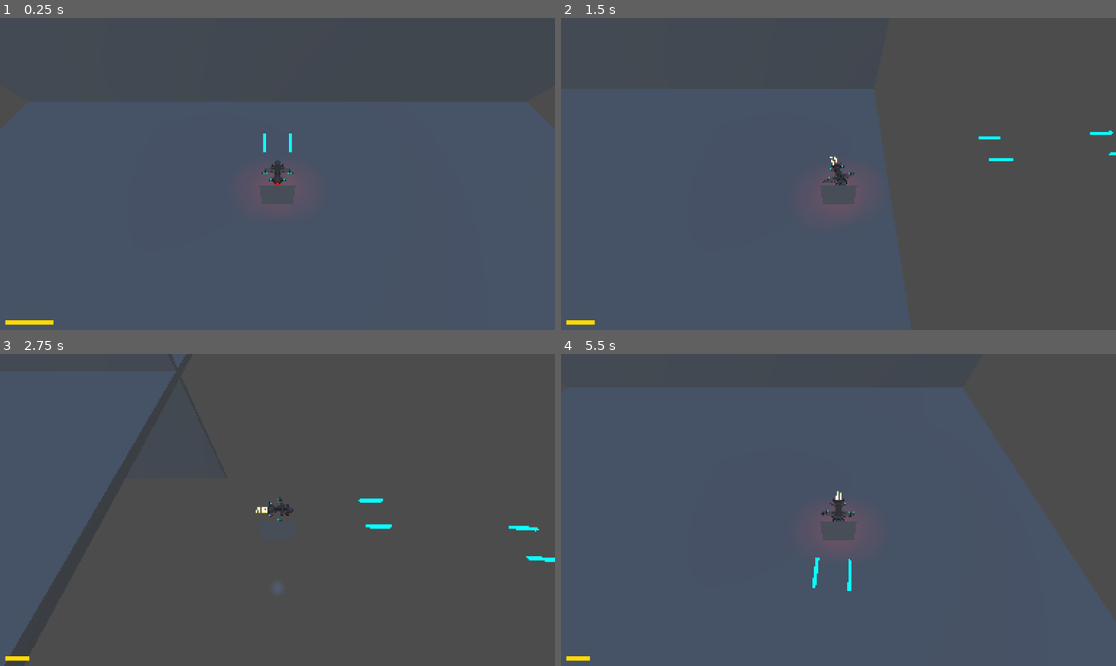
Above: before the commit, frames 1-4 (two rows, left to right).
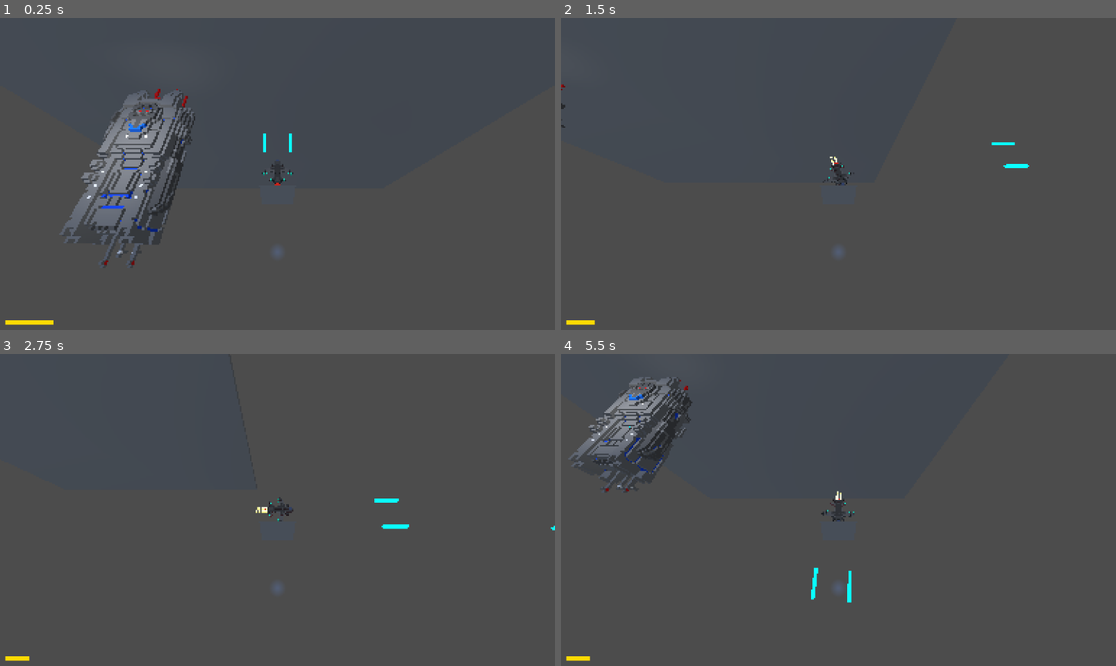
Above: after the commit, the same moments.

Repository: EvergreenSpock/Space-Survivors
Game: Godot game, scene res://Scenes/main_scene.tscn
Same seed, same stepped clock (60 frames per second), same inputs: the game is played once before the commit and once after it. A sky picture missing from this copy of the repository is replaced by a grey-blue gradient.
Inputs (mouse positions are in pixels of both pictures, inside the frame that each line leads up to):
- Up to frame 1 (0.25 s): no input
- Up to frame 2 (1.5 s): tap Enter at 0.5 s; move the mouse to (960, 158) at 0.52 s; hold Right (move_right) 0.53-1.28 s; hold Shift (boost) 0.53-1.28 s; move the mouse to (727, 189) at 1.27 s; hold S (move_back) from 1.28 s (still down); tap Shift (boost) at 1.35 s
- Up to frame 3 (2.75 s): move the mouse to (333, 441) at 2.02 s; release S (move_back) at 2.03 s; hold Right (move_right) from 2.03 s (still down); hold Shift (boost) from 2.03 s (still down); click (333, 441) at 2.1 s
- Up to frame 4 (5.5 s): move the mouse to (810, 572) at 2.77 s; release Right (move_right) at 2.78 s; release Shift (boost) at 2.78 s; hold W (move_forward) 2.78-3.53 s; tap Shift (boost) at 2.85, 4.55 s; move the mouse to (1005, 556) at 3.52 s; hold Shift (boost) 3.53-4.28 s; hold Left (move_left) 3.53-5.03 s; move the mouse to (672, 463) at 4.27 s; click (672, 463) at 4.35 s; move the mouse to (866, 510) at 5.02 s; hold S (move_back) from 5.03 s (still down); hold Shift (boost) from 5.03 s (still down)

The runs differ from the first frame. In frame 1, 56% of the frame differs, in the area x 0-100%, y 22-100%; in frame 2, 30%; in frame 3, 6.5%; in frame 4, 60%, in the area x 0-100%, y 7-100%.

Commit message:
Added Enemy Ship Model
Base model added

Diff:
--- /dev/null
+++ b/Scenes/enemy.tscn
@@ -0,0 +1,31 @@
+[gd_scene load_steps=4 format=3 uid="uid://cgp6fcnhlaaqu"]
+
+[ext_resource type="ArrayMesh" uid="uid://b873xg7k0ya6j" path="res://Package/Enemy_Warship/WarShip.obj" id="1_hghv2"]
+[ext_resource type="Script" uid="uid://v4kqg6pdjofy" path="res://Scripts/spot_light.gd" id="2_1f0kj"]
+
+[sub_resource type="CapsuleShape3D" id="CapsuleShape3D_1f0kj"]
+margin = 0.1
+radius = 2.1
+height = 8.0
+
+[node name="Enemy" type="CharacterBody3D"]
+
+[node name="CollisionShape3D" type="CollisionShape3D" parent="."]
+transform = Transform3D(2.86603e-15, -6.55671e-08, -1.5, -1.5, -6.55671e-08, 0, -6.55671e-08, 1.5, -6.55671e-08, 0, 0, 0)
+shape = SubResource("CapsuleShape3D_1f0kj")
+
+[node name="WarShip" type="MeshInstance3D" parent="."]
+transform = Transform3D(2, 0, 0, 0, 2, 0, 0, 0, 2, 0, 0, 0)
+layers = 4
+mesh = ExtResource("1_hghv2")
+
+[node name="SpotLight3D" type="SpotLight3D" parent="WarShip"]
+transform = Transform3D(-1, -1.1567e-07, 9.70584e-08, 9.32135e-08, 0.0327895, 0.999462, -1.1879e-07, 0.999462, -0.0327895, 0, 8, -1.07141)
+top_level = true
+light_energy = 6.0
+light_volumetric_fog_energy = 4.232
+distance_fade_begin = 950.22
+distance_fade_length = 1416.71
+spot_range = 13.7104
+spot_angle = 71.8247
+script = ExtResource("2_1f0kj")
--- a/Scenes/main_scene.tscn
+++ b/Scenes/main_scene.tscn
@@ -1,9 +1,10 @@
-[gd_scene load_steps=10 format=3 uid="uid://bt2urfpnm2ffx"]
+[gd_scene load_steps=11 format=3 uid="uid://bt2urfpnm2ffx"]
 
 [ext_resource type="PackedScene" uid="uid://c6u5ykn5w58he" path="res://Scenes/player.tscn" id="1_52fb6"]
 [ext_resource type="Texture2D" uid="uid://bejqxhj4aasnp" path="res://Scenes/panorama_image.png" id="2_6l7je"]
 [ext_resource type="PackedScene" uid="uid://7yh2vnfxixgn" path="res://Scenes/Camera.tscn" id="2_jv6wh"]
 [ext_resource type="Script" uid="uid://crwcjkj3lujl7" path="res://Scripts/fuel_meter.gd" id="3_x6ack"]
+[ext_resource type="PackedScene" uid="uid://cgp6fcnhlaaqu" path="res://Scenes/enemy.tscn" id="5_iacmt"]
 
 [sub_resource type="PanoramaSkyMaterial" id="PanoramaSkyMaterial_jv6wh"]
 panorama = ExtResource("2_6l7je")
@@ -40,6 +41,7 @@
 environment = SubResource("Environment_iacmt")
 
 [node name="StaticBody3D" type="StaticBody3D" parent="."]
+visible = false
 
 [node name="CollisionShape3D" type="CollisionShape3D" parent="StaticBody3D"]
 transform = Transform3D(1, 0, 0, 0, 1, 0, 0, 0, 1, 0, -2, 0)
@@ -61,3 +63,6 @@
 transform = Transform3D(1, 0, 0, 0, 1, 0, 0, 0, 1, 0, -2, 0)
 mesh = SubResource("BoxMesh_6l7je")
 skeleton = NodePath("../CollisionShape3D")
+
+[node name="Enemy" parent="." instance=ExtResource("5_iacmt")]
+transform = Transform3D(1, 0, 0, 0, 1, 0, 0, 0, 1, -10.578, 1, -1.464)
--- a/Scripts/player.gd
+++ b/Scripts/player.gd
@@ -2,8 +2,8 @@
 
 
 # Default stats/settings (could export these and allow them to be changed with upgrades)
-var default_speed := 20
-var boosted_speed := 36
+var default_speed := 14
+var boosted_speed := 28
 var rotation_speed := 8
 var max_fuel = 100
 
--- a/Scripts/spot_light.gd
+++ b/Scripts/spot_light.gd
@@ -8,7 +8,7 @@
 var player: Node3D
 
 func _ready():
-	player = get_node("../../..")
+	player = get_node("../..")
 
 func _process(_delta):
 	if not player:
Not shown, added: Package/Enemy_Warship/WarShip.mtl
Not shown, added: Package/Enemy_Warship/WarShip.obj
Not shown, added: Package/Enemy_Warship/WarShip.obj.import
Not shown, added: Package/Enemy_Warship/Warship.mtl
Binary file added: Package/Enemy_Warship/Warship.png
Not shown, added: Package/Enemy_Warship/Warship.png.import
Not shown, added: Package/Enemy_Warship/Warship.gif
Not shown, added: Package/Enemy_Warship/Warship.vox
